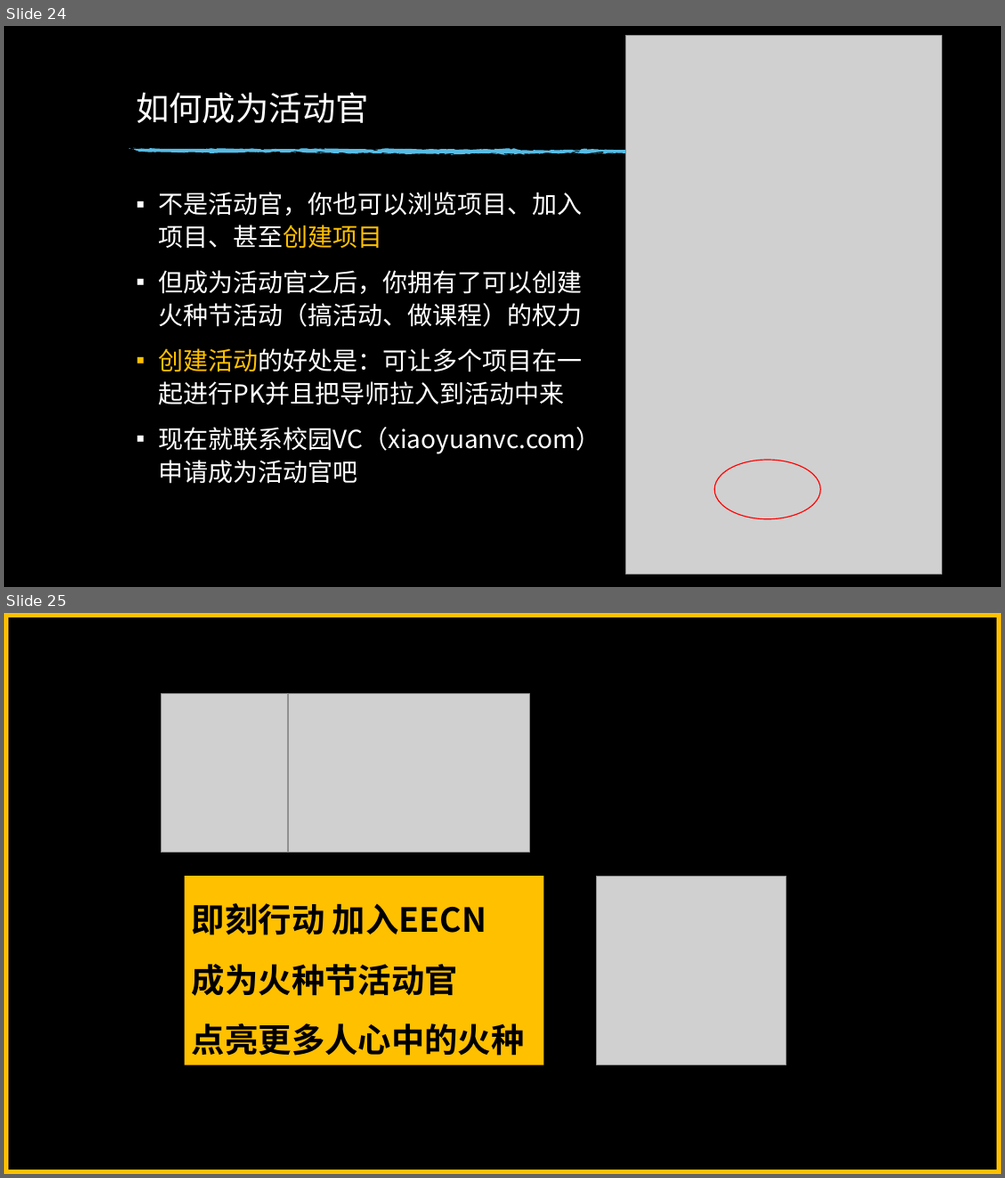
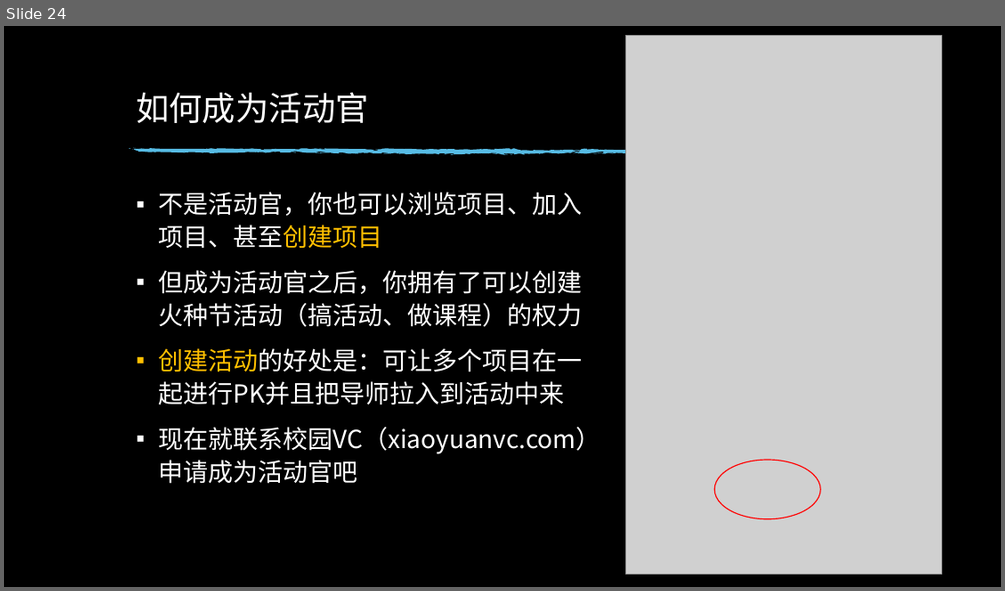
Before and after one commit to jiansongy/xiaoyuanvc-website, a slide deck: assets/downloads/huozhong-guide-deck.pptx. Shown one above the other, each under a label of ours: slides 24 and 25 before the commit, slide 24 after it. The pictures are 1005x1178 and 1005x591 pixels, drawn with LibreOffice and Linux fonts; fonts in the diff are those of the drawing; grey boxes stand for pictures; background and template pictures are left out. Boxes give left, top, right and bottom in pixels: in the first picture for what was removed or moved away, otherwise in the second. Text is boxed around its words. In the diff, an @@ line names an element or a change of style, - is before the commit and + after.

```diff
--- a/assets/downloads/huozhong-guide-deck.pptx
+++ b/assets/downloads/huozhong-guide-deck.pptx
@@ slide 25 removed at (4,613,1001,1174), background picture (left out) @@
@@ rectangle removed at (4,613,1001,1174) @@
@@ picture removed at (161,693,288,852) @@
@@ picture removed at (288,693,530,852) @@
@@ rectangle removed at (184,876,543,1064) @@
-即刻行动 加入EECN
-成为火种节活动官
-点亮更多人心中的火种
@@ picture removed at (596,876,785,1064) @@
```
Also in this commit, not shown: 4 slides changed.
